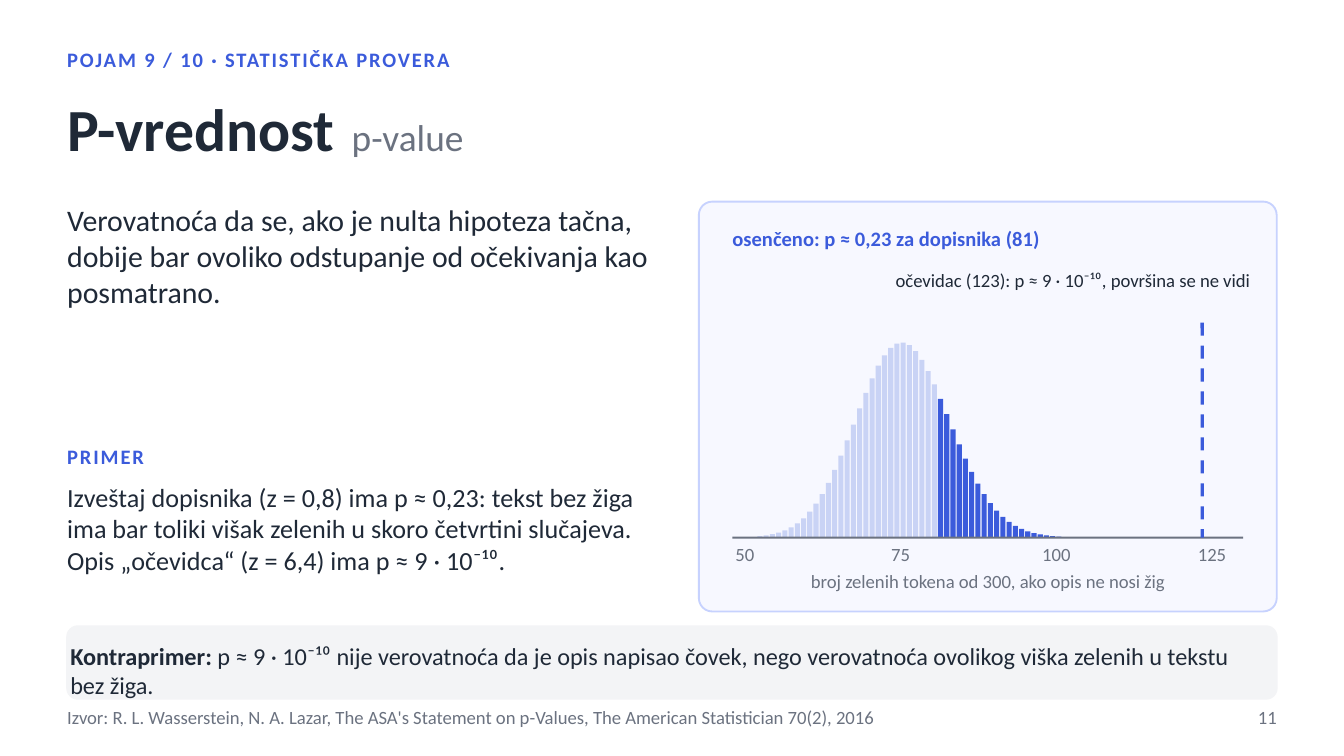
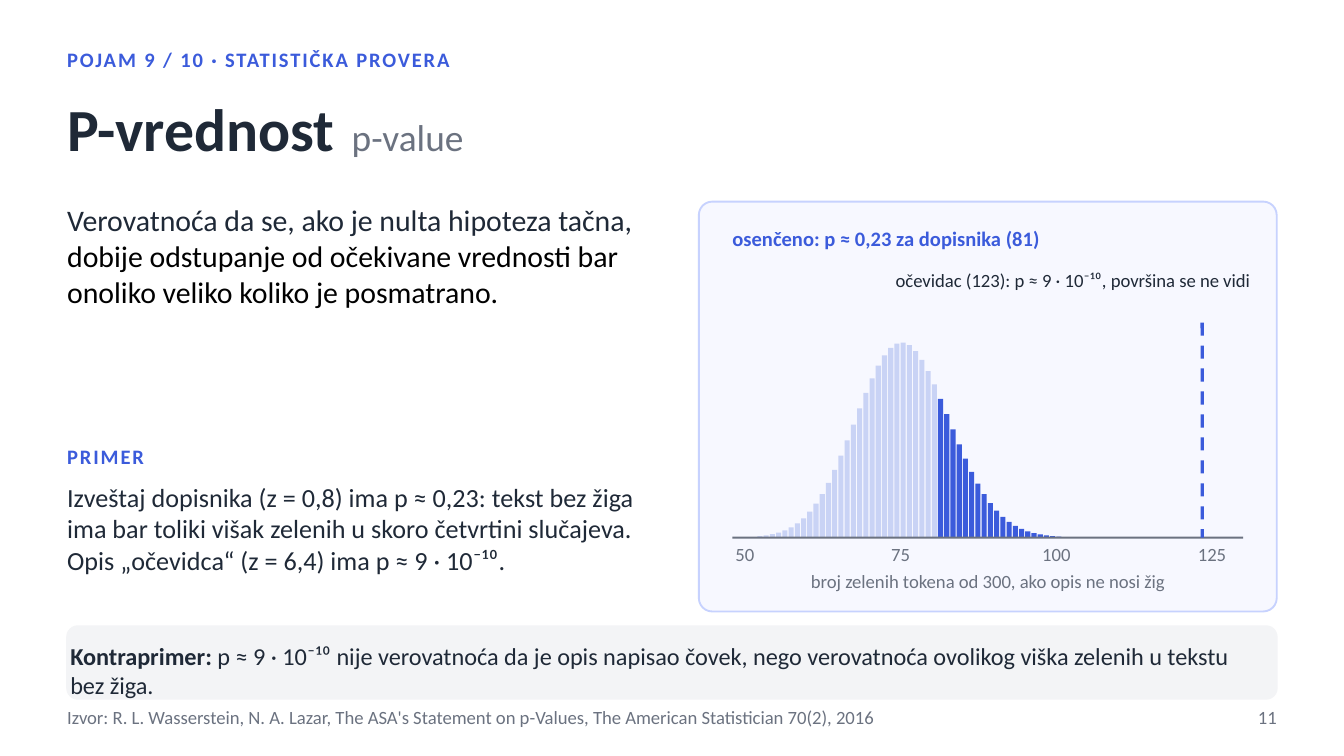
Before and after one commit to mijatkrivokapic/ai-content-detection, a slide deck: slide 11 of runde/runda-2/prezentacija-2/runda-2-prezentacija-2.pptx. Drawn at 1344x756 pixels with LibreOffice and Linux fonts; fonts in the diff are those of the drawing. Boxes give left, top, right and bottom in pixels: in the first picture for what was removed or moved away, otherwise in the second. Text is boxed around its words. In the diff, an @@ line names an element or a change of style, - is before the commit and + after.

```diff
--- a/runde/runda-2/prezentacija-2/runda-2-prezentacija-2.pptx
+++ b/runde/runda-2/prezentacija-2/runda-2-prezentacija-2.pptx
@@ text at (x1=67, y1=210, x2=632, y2=308): text changed; text colour #1F2937 to #000000 @@
-Verovatnoća da se, ako je nulta hipoteza tačna, dobije bar ovoliko odstupanje od očekivanja kao posmatrano.
+Verovatnoća da se, ako je nulta hipoteza tačna, dobije odstupanje od očekivane vrednosti bar onoliko veliko koliko je posmatrano.
```
Also in this commit, not shown: 4 other slides changed, 1 other file.
